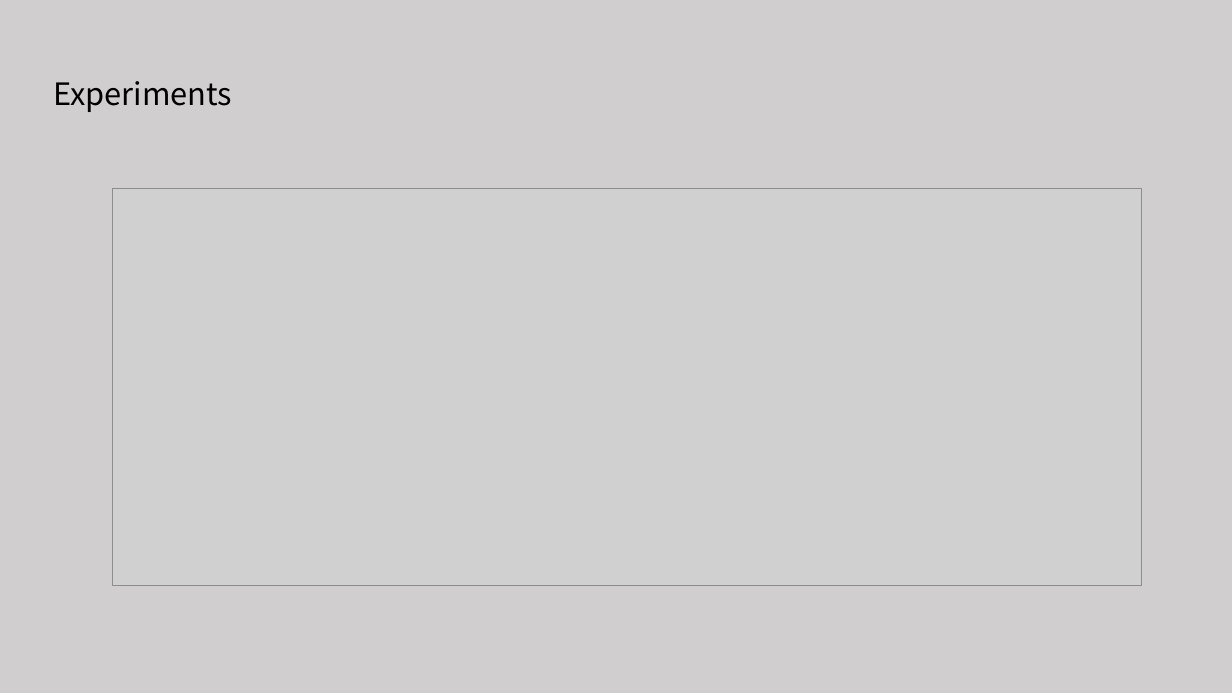
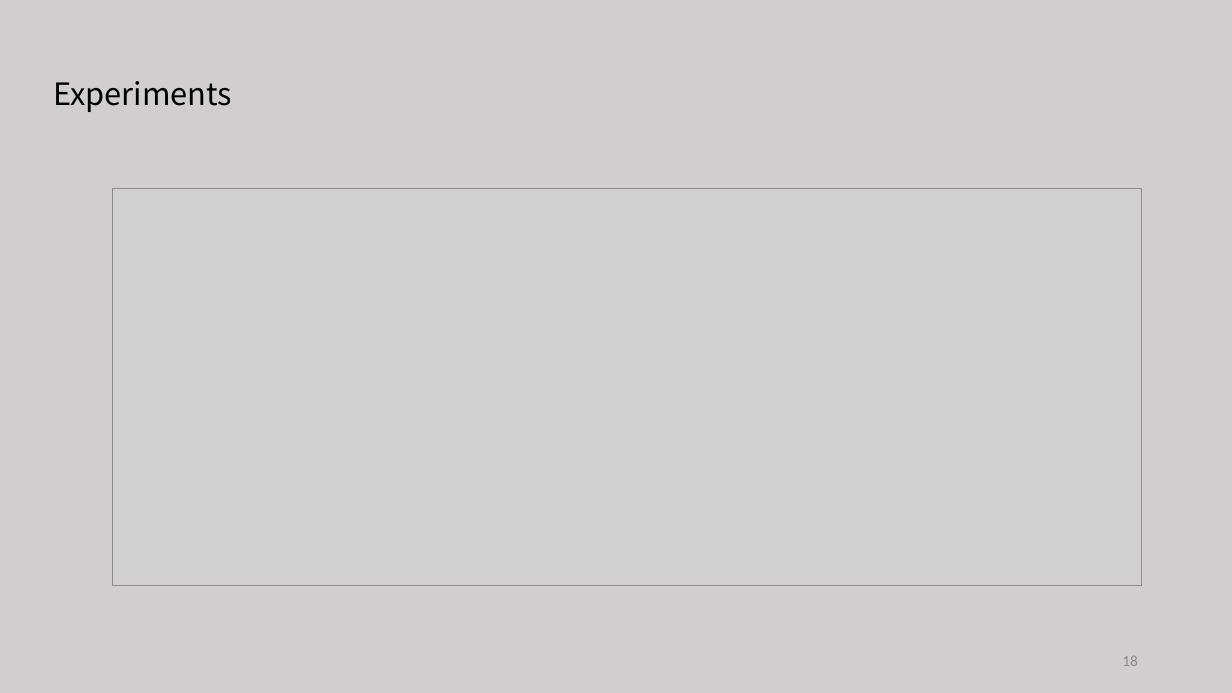
Before and after one commit to tianzhuwei/PPT, a slide deck: slide 18 of Approximate Closest Community Search in Networks.pptx. Drawn at 1232x693 pixels with LibreOffice and Linux fonts; fonts in the diff are those of the drawing; grey boxes stand for pictures. Boxes give left, top, right and bottom in pixels: in the first picture for what was removed or moved away, otherwise in the second. Text is boxed around its words. In the diff, an @@ line names an element or a change of style, - is before the commit and + after.

```diff
--- a/Approximate Closest Community Search in Networks.pptx
+++ b/Approximate Closest Community Search in Networks.pptx
@@ page number added at (x1=1122, y1=656, x2=1138, y2=666), 12 pt, text #8C8C8C @@
+18
```
Also in this commit, not shown: 22 other slides changed, 1 slide added, 2 other files.
